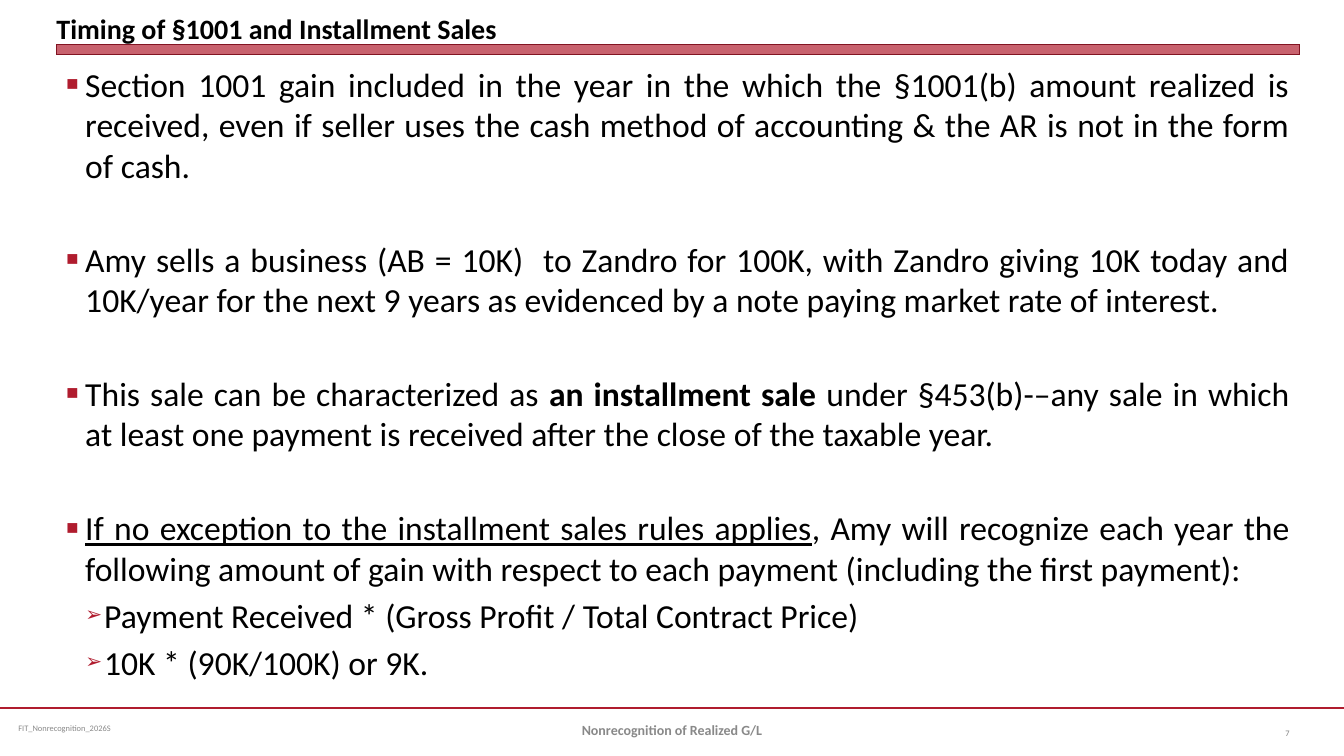
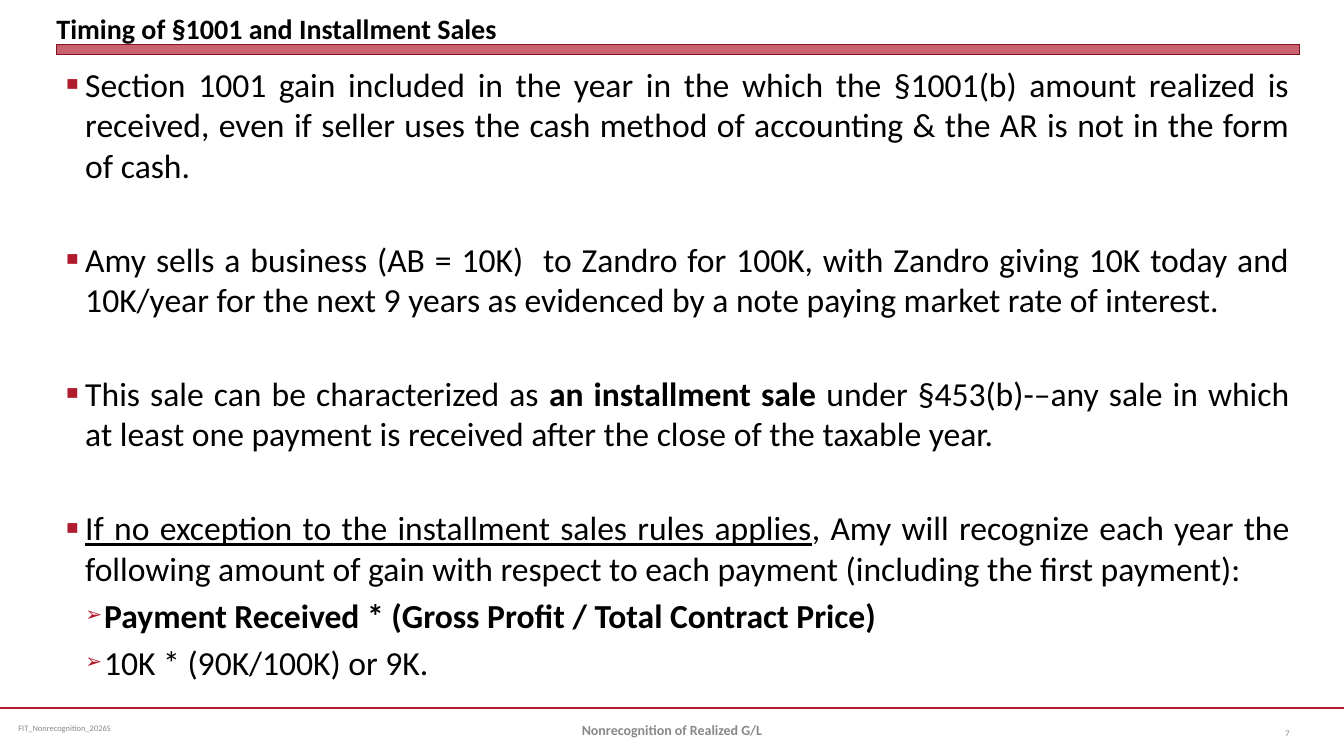
Before and after one commit to jmc877/Fed-Income-Tax, a slide deck: slide 7 of slides/FIT_NonrecognitionGL_2026S.pptx. Drawn at 1344x756 pixels with LibreOffice and Linux fonts; fonts in the diff are those of the drawing. Boxes give left, top, right and bottom in pixels: in the first picture for what was removed or moved away, otherwise in the second. Text is boxed around its words. In the diff, an @@ line names an element or a change of style, - is before the commit and + after.

```diff
--- a/slides/FIT_NonrecognitionGL_2026S.pptx
+++ b/slides/FIT_NonrecognitionGL_2026S.pptx
@@ text at (104,603,875,634): bold on in "Payment Received * (Gross Profit / Total ..." @@
```
Also in this commit, not shown: 2 other files.
